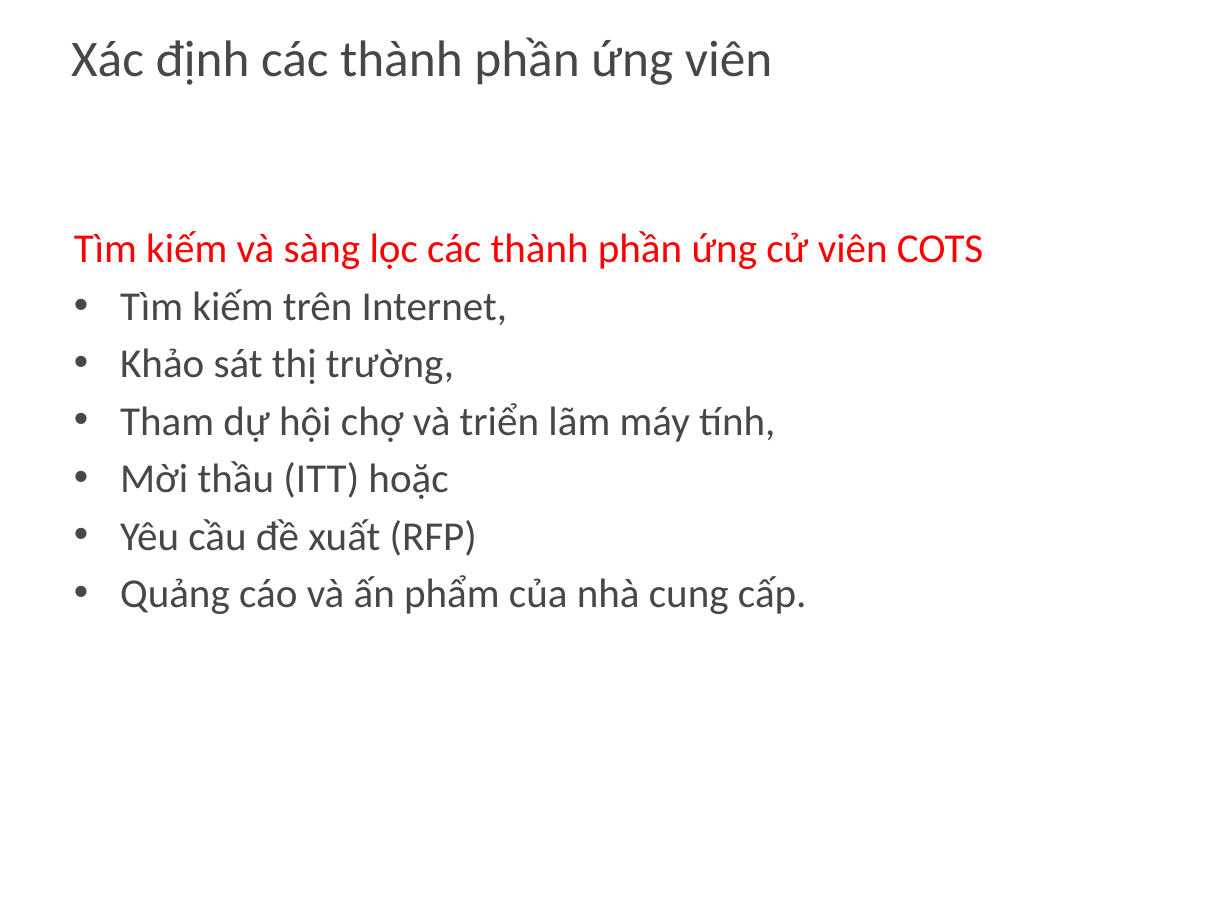
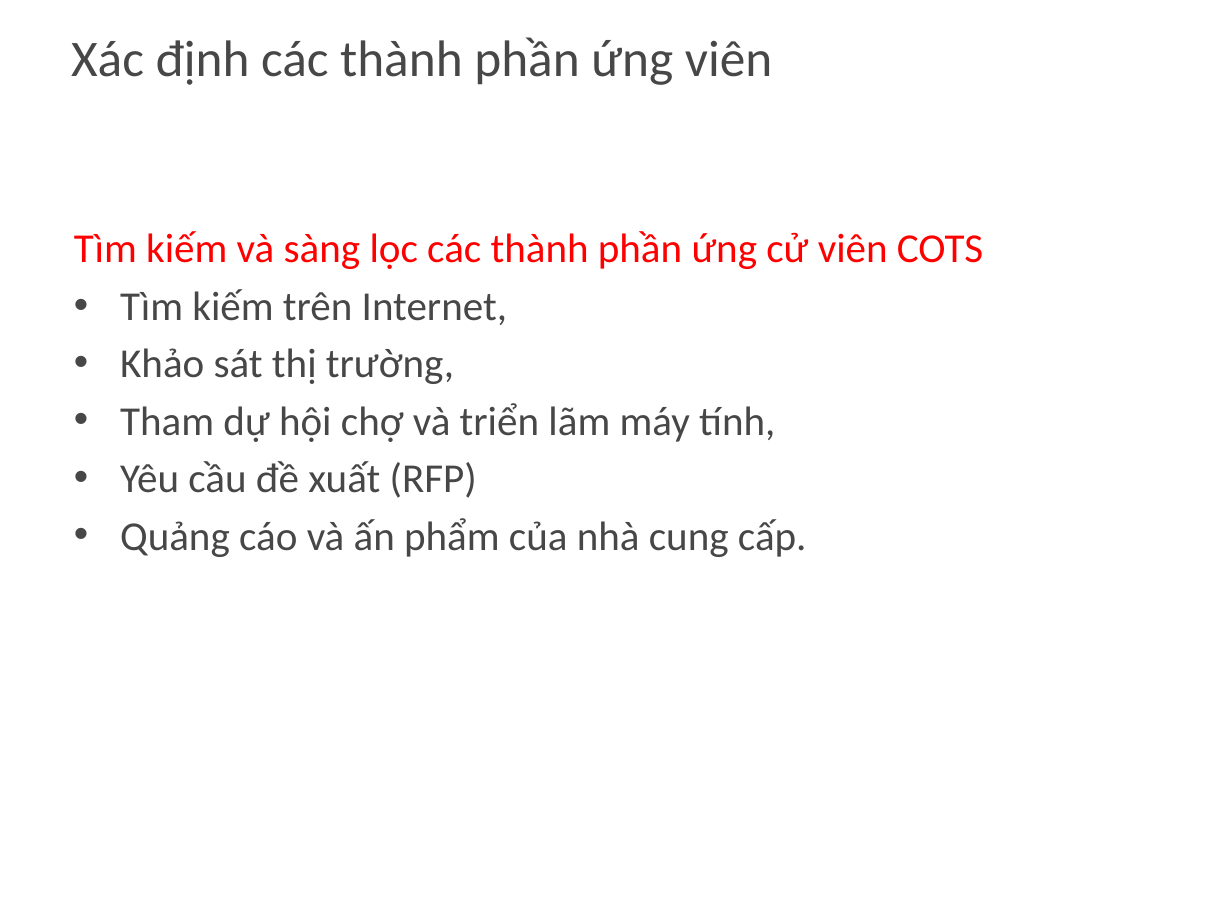
Before and after one commit to truongvanhau911995/PackHangSeo, a slide deck: slide 13 of NhomNho_6.pptx. Drawn at 1232x924 pixels with LibreOffice and Linux fonts; fonts in the diff are those of the drawing; background and template pictures are left out. Boxes give left, top, right and bottom in pixels: in the first picture for what was removed or moved away, otherwise in the second. Text is boxed around its words. In the diff, an @@ line names an element or a change of style, - is before the commit and + after.

```diff
--- a/NhomNho_6.pptx
+++ b/NhomNho_6.pptx
@@ text at <box>120,461,448,499</box>: paragraph removed @@
-• Mời thầu (ITT) hoặc
```
Also in this commit, not shown: 1 other slide changed, 2 other files.
